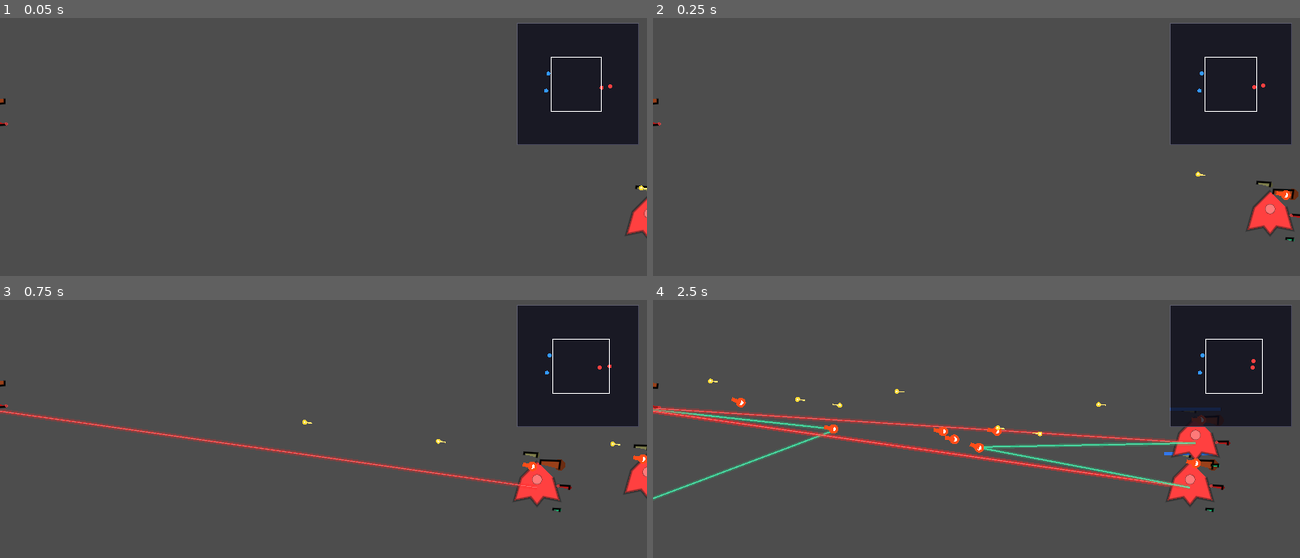
Above: before the commit, frames 1-4 (two rows, left to right).
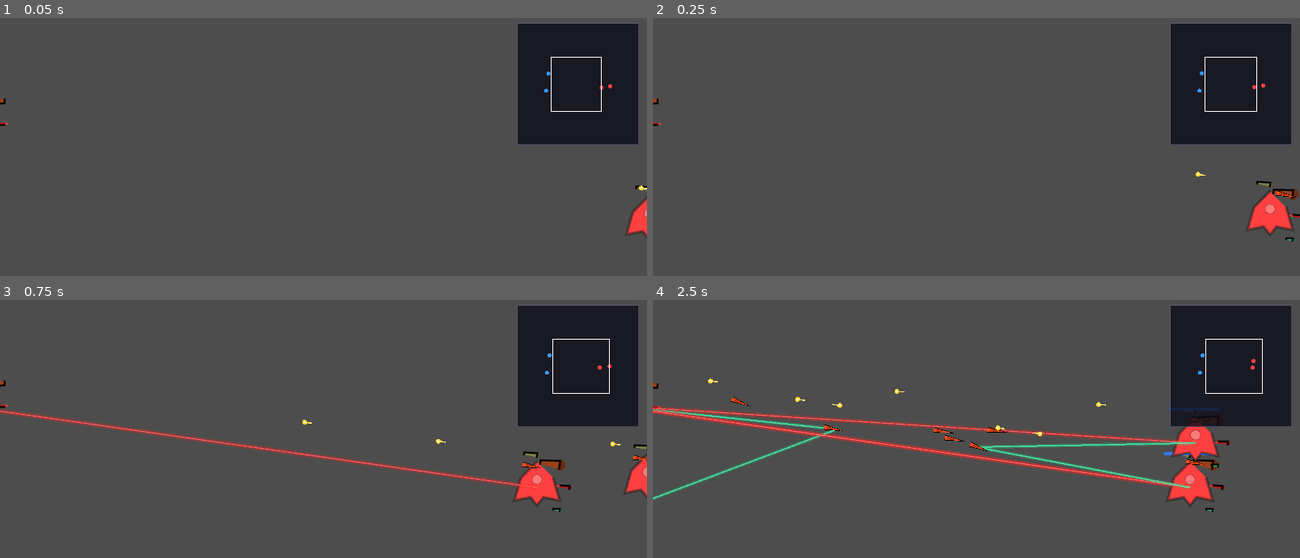
Above: after the commit, the same moments.

Repository: ZhanXuzhao/SpaceRTS
Game: Godot game, scene res://scenes/main.tscn
Same seed, same stepped clock (60 frames per second), same inputs: the game is played once before the commit and once after it.
Inputs (mouse positions are in pixels of both pictures, inside the frame that each line leads up to):
- Up to frame 1 (0.05 s): no input
- Up to frame 2 (0.25 s): no input
- Up to frame 3 (0.75 s): tap Enter at 0.5 s; move the mouse to (465, 462) at 0.52 s; hold W from 0.53 s (still down); tap R at 0.6 s; click (465, 462) at 0.67 s
- Up to frame 4 (2.5 s): release W at 1.25 s; drag from (847, 498) to (1190, 488) at 1.27 s; move the mouse to (1041, 400) at 2.02 s; hold W from 2.03 s (still down); hold Shift from 2.03 s (still down)

Frame 1 is identical in both runs. In frame 2, less than 0.1% of the frame differs, in the area x 96-100%, y 66-71%; in frame 3, 0.1%; in frame 4, 0.4%, in the area x 12-86%, y 37-66%.

Commit message:
Missile: triangle shape (4:1 aspect), points along velocity direction

Diff:
--- a/scripts/projectile.gd
+++ b/scripts/projectile.gd
@@ -107,12 +107,19 @@
 
 func _draw() -> void:
 	if is_homing:
-		# 导弹：圆形 + 尾焰
-		draw_circle(Vector2.ZERO, projectile_size, projectile_color)
-		draw_circle(Vector2.ZERO, projectile_size * 0.5, Color.WHITE)
-		# 尾迹
-		var tail = -_direction * projectile_size * 2
-		draw_line(Vector2.ZERO, tail, projectile_color, projectile_size * 0.8)
+		# 导弹：三角形，高宽比4，方向与速度一致
+		var half_h = projectile_size * 2.0   # 高度 = size * 4，一半 = size * 2
+		var half_w = projectile_size * 0.5   # 宽度 = size * 1，一半 = size * 0.5
+		var tip = _direction * half_h
+		var perp = _direction.rotated(deg_to_rad(90))
+		var b1 = -_direction * half_h + perp * half_w
+		var b2 = -_direction * half_h - perp * half_w
+		var tri = PackedVector2Array([tip, b1, b2])
+		draw_colored_polygon(tri, projectile_color)
+		draw_polyline(PackedVector2Array([b1, tip, b2]), Color.BLACK, 1.0, false)
+		# 尾焰
+		var tail = -_direction * projectile_size * 1.5
+		draw_line(Vector2.ZERO, tail, projectile_color.darkened(0.3), projectile_size * 0.4)
 	else:
 		# 子弹：小圆点 + 拖尾
 		draw_circle(Vector2.ZERO, projectile_size, projectile_color)
